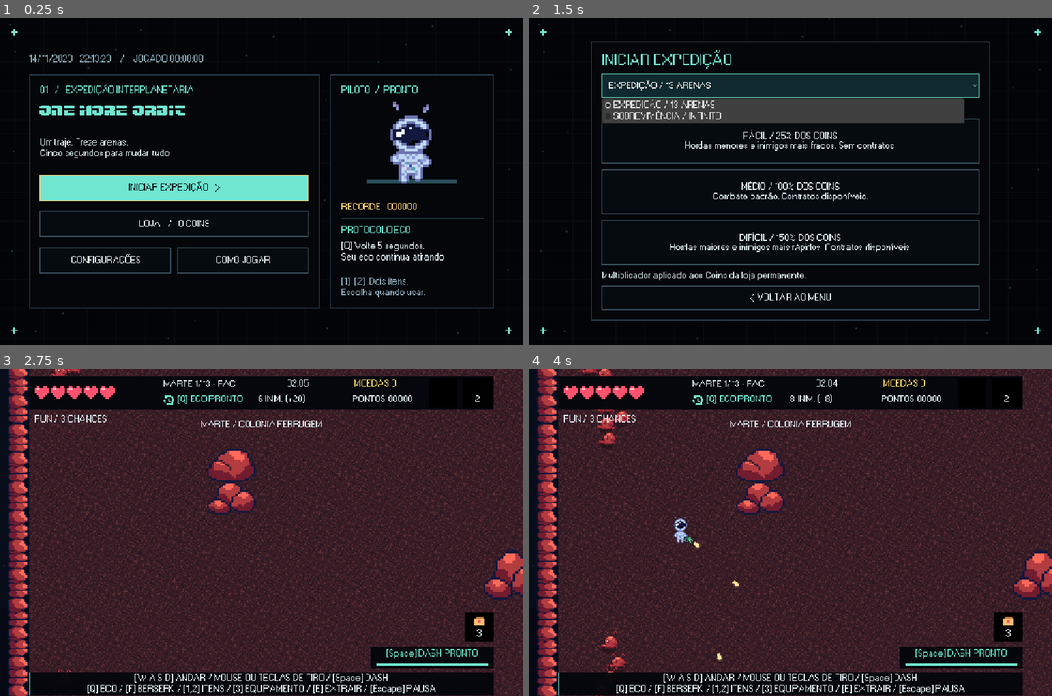
Above: before the commit, frames 1-4 (two rows, left to right).
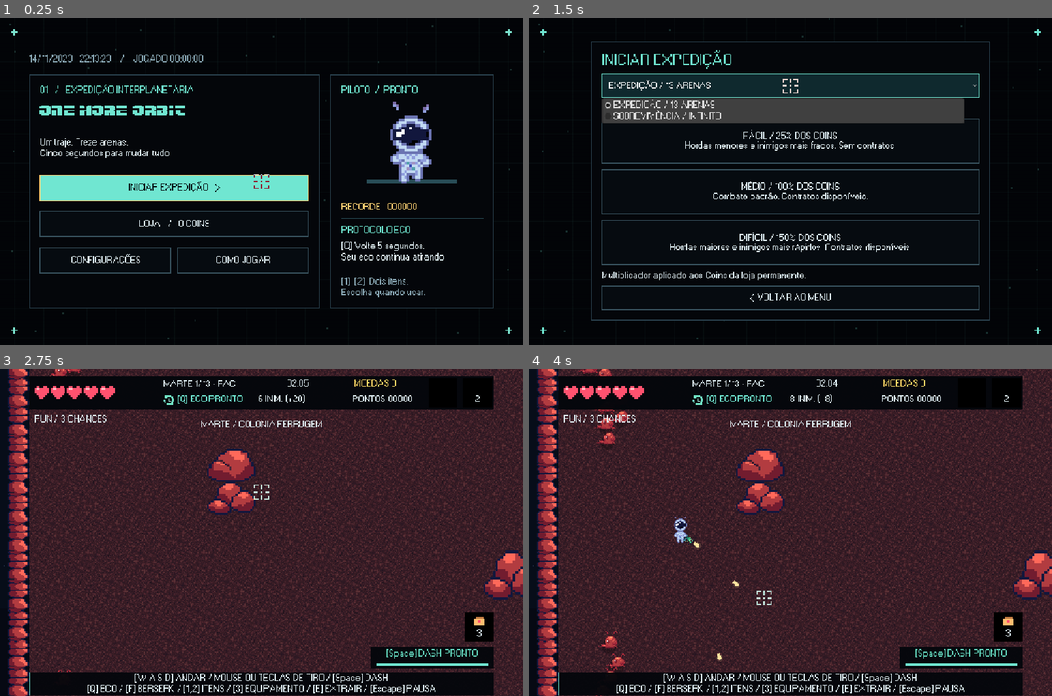
Above: after the commit, the same moments.

Repository: Honorato1337/Noctir
Game: Godot game, scene res://scenes/main.tscn
The game is run twice, just before and just after one commit, with the same random seed, the same clock (stepped at 60 frames per second) and the same inputs. Sound files missing from this copy of the repository are replaced by a short silence.
Inputs (mouse positions are in pixels of both pictures, inside the frame that each line leads up to):
- Up to frame 1 (0.25 s): no input
- Up to frame 2 (1.5 s): click "INICIAR EXPEDIÇÃO >" at 0.5 s; click "EXPEDIÇÃO / 13 ARENAS" at 1.25 s
- Up to frame 3 (2.75 s): click "FÁCIL / 25% DOS COINS Hordas …" at 2 s
- Up to frame 4 (4 s): tap Enter (ui_accept) at 2.75, 3.02 s; move the mouse to (905, 516) at 2.77 s; hold D (right) 2.78-3.5 s; tap Down (aim_down) at 2.85 s; click (905, 516) at 2.92 s; tap Left (aim_left) at 3.05 s; drag from (685, 548) to (764, 597) at 3.52 s

The runs differ from the first frame. In frame 1, less than 0.1% of the frame differs, in the area x 48-52%, y 47-53%; in frame 2, less than 0.1%; in frame 3, less than 0.1%; in frame 4, less than 0.1%, in the area x 43-47%, y 67-73%.

Commit message:
Update Jupiter boss artwork and animations, invert cursor colors and fix Echo history

Diff:
--- /dev/null
+++ b/assets/mobs_jupiter/mob_jupiter2/boss_frames.tres
@@ -0,0 +1,53 @@
+[gd_resource type="SpriteFrames" format=3]
+
+[ext_resource type="Texture2D" path="res://assets/mobs_jupiter/mob_jupiter2/pixil-frame-0.png" id="f0"]
+[ext_resource type="Texture2D" path="res://assets/mobs_jupiter/mob_jupiter2/pixil-frame-1.png" id="f1"]
+[ext_resource type="Texture2D" path="res://assets/mobs_jupiter/mob_jupiter2/pixil-frame-2.png" id="f2"]
+[ext_resource type="Texture2D" path="res://assets/mobs_jupiter/mob_jupiter2/pixil-frame-3.png" id="f3"]
+[ext_resource type="Texture2D" path="res://assets/mobs_jupiter/mob_jupiter2/pixil-frame-4.png" id="f4"]
+[ext_resource type="Texture2D" path="res://assets/mobs_jupiter/mob_jupiter2/pixil-frame-5.png" id="f5"]
+[ext_resource type="Texture2D" path="res://assets/mobs_jupiter/mob_jupiter2/pixil-frame-6.png" id="f6"]
+[ext_resource type="Texture2D" path="res://assets/mobs_jupiter/mob_jupiter2/pixil-frame-7.png" id="f7"]
+[ext_resource type="Texture2D" path="res://assets/mobs_jupiter/mob_jupiter2/pixil-frame-8.png" id="f8"]
+[ext_resource type="Texture2D" path="res://assets/mobs_jupiter/mob_jupiter2/pixil-frame-9.png" id="f9"]
+[ext_resource type="Texture2D" path="res://assets/mobs_jupiter/mob_jupiter2/pixil-frame-10.png" id="f10"]
+[ext_resource type="Texture2D" path="res://assets/mobs_jupiter/mob_jupiter2/pixil-frame-11.png" id="f11"]
+[ext_resource type="Texture2D" path="res://assets/mobs_jupiter/mob_jupiter2/pixil-frame-12.png" id="f12"]
+[ext_resource type="Texture2D" path="res://assets/mobs_jupiter/mob_jupiter2/pixil-frame-13.png" id="f13"]
+[ext_resource type="Texture2D" path="res://assets/mobs_jupiter/mob_jupiter2/pixil-frame-14.png" id="f14"]
+[ext_resource type="Texture2D" path="res://assets/mobs_jupiter/mob_jupiter2/pixil-frame-15.png" id="f15"]
+[ext_resource type="Texture2D" path="res://assets/mobs_jupiter/mob_jupiter2/pixil-frame-16.png" id="f16"]
+[ext_resource type="Texture2D" path="res://assets/mobs_jupiter/mob_jupiter2/pixil-frame-17.png" id="f17"]
+[ext_resource type="Texture2D" path="res://assets/mobs_jupiter/mob_jupiter2/pixil-frame-18.png" id="f18"]
+[ext_resource type="Texture2D" path="res://assets/mobs_jupiter/mob_jupiter2/pixil-frame-19.png" id="f19"]
+[ext_resource type="Texture2D" path="res://assets/mobs_jupiter/mob_jupiter2/pixil-frame-20.png" id="f20"]
+
+[resource]
+animations = [{
+"frames": [
+{"duration": 1.0, "texture": ExtResource("f0")},
+{"duration": 1.0, "texture": ExtResource("f1")},
+{"duration": 1.0, "texture": ExtResource("f2")},
+{"duration": 1.0, "texture": ExtResource("f3")},
+{"duration": 1.0, "texture": ExtResource("f4")},
+{"duration": 1.0, "texture": ExtResource("f5")},
+{"duration": 1.0, "texture": ExtResource("f6")},
+{"duration": 1.0, "texture": ExtResource("f7")},
+{"duration": 1.0, "texture": ExtResource("f8")},
+{"duration": 1.0, "texture": ExtResource("f9")},
+{"duration": 1.0, "texture": ExtResource("f10")},
+{"duration": 1.0, "texture": ExtResource("f11")},
+{"duration": 1.0, "texture": ExtResource("f12")},
+{"duration": 1.0, "texture": ExtResource("f13")},
+{"duration": 1.0, "texture": ExtResource("f14")},
+{"duration": 1.0, "texture": ExtResource("f15")},
+{"duration": 1.0, "texture": ExtResource("f16")},
+{"duration": 1.0, "texture": ExtResource("f17")},
+{"duration": 1.0, "texture": ExtResource("f18")},
+{"duration": 1.0, "texture": ExtResource("f19")},
+{"duration": 1.0, "texture": ExtResource("f20")}
+],
+"loop": true,
+"name": &"walk",
+"speed": 12.0
+}]
--- /dev/null
+++ b/assets/mobs_jupiter/mob_jupiter3/super_frames.tres
@@ -0,0 +1,53 @@
+[gd_resource type="SpriteFrames" format=3]
+
+[ext_resource type="Texture2D" path="res://assets/mobs_jupiter/mob_jupiter3/pixil-frame-0.png" id="f0"]
+[ext_resource type="Texture2D" path="res://assets/mobs_jupiter/mob_jupiter3/pixil-frame-1.png" id="f1"]
+[ext_resource type="Texture2D" path="res://assets/mobs_jupiter/mob_jupiter3/pixil-frame-2.png" id="f2"]
+[ext_resource type="Texture2D" path="res://assets/mobs_jupiter/mob_jupiter3/pixil-frame-3.png" id="f3"]
+[ext_resource type="Texture2D" path="res://assets/mobs_jupiter/mob_jupiter3/pixil-frame-4.png" id="f4"]
+[ext_resource type="Texture2D" path="res://assets/mobs_jupiter/mob_jupiter3/pixil-frame-5.png" id="f5"]
+[ext_resource type="Texture2D" path="res://assets/mobs_jupiter/mob_jupiter3/pixil-frame-6.png" id="f6"]
+[ext_resource type="Texture2D" path="res://assets/mobs_jupiter/mob_jupiter3/pixil-frame-7.png" id="f7"]
+[ext_resource type="Texture2D" path="res://assets/mobs_jupiter/mob_jupiter3/pixil-frame-8.png" id="f8"]
+[ext_resource type="Texture2D" path="res://assets/mobs_jupiter/mob_jupiter3/pixil-frame-9.png" id="f9"]
+[ext_resource type="Texture2D" path="res://assets/mobs_jupiter/mob_jupiter3/pixil-frame-10.png" id="f10"]
+[ext_resource type="Texture2D" path="res://assets/mobs_jupiter/mob_jupiter3/pixil-frame-11.png" id="f11"]
+[ext_resource type="Texture2D" path="res://assets/mobs_jupiter/mob_jupiter3/pixil-frame-12.png" id="f12"]
+[ext_resource type="Texture2D" path="res://assets/mobs_jupiter/mob_jupiter3/pixil-frame-13.png" id="f13"]
+[ext_resource type="Texture2D" path="res://assets/mobs_jupiter/mob_jupiter3/pixil-frame-14.png" id="f14"]
+[ext_resource type="Texture2D" path="res://assets/mobs_jupiter/mob_jupiter3/pixil-frame-15.png" id="f15"]
+[ext_resource type="Texture2D" path="res://assets/mobs_jupiter/mob_jupiter3/pixil-frame-16.png" id="f16"]
+[ext_resource type="Texture2D" path="res://assets/mobs_jupiter/mob_jupiter3/pixil-frame-17.png" id="f17"]
+[ext_resource type="Texture2D" path="res://assets/mobs_jupiter/mob_jupiter3/pixil-frame-18.png" id="f18"]
+[ext_resource type="Texture2D" path="res://assets/mobs_jupiter/mob_jupiter3/pixil-frame-19.png" id="f19"]
+[ext_resource type="Texture2D" path="res://assets/mobs_jupiter/mob_jupiter3/pixil-frame-20.png" id="f20"]
+
+[resource]
+animations = [{
+"frames": [
+{"duration": 1.0, "texture": ExtResource("f0")},
+{"duration": 1.0, "texture": ExtResource("f1")},
+{"duration": 1.0, "texture": ExtResource("f2")},
+{"duration": 1.0, "texture": ExtResource("f3")},
+{"duration": 1.0, "texture": ExtResource("f4")},
+{"duration": 1.0, "texture": ExtResource("f5")},
+{"duration": 1.0, "texture": ExtResource("f6")},
+{"duration": 1.0, "texture": ExtResource("f7")},
+{"duration": 1.0, "texture": ExtResource("f8")},
+{"duration": 1.0, "texture": ExtResource("f9")},
+{"duration": 1.0, "texture": ExtResource("f10")},
+{"duration": 1.0, "texture": ExtResource("f11")},
+{"duration": 1.0, "texture": ExtResource("f12")},
+{"duration": 1.0, "texture": ExtResource("f13")},
+{"duration": 1.0, "texture": ExtResource("f14")},
+{"duration": 1.0, "texture": ExtResource("f15")},
+{"duration": 1.0, "texture": ExtResource("f16")},
+{"duration": 1.0, "texture": ExtResource("f17")},
+{"duration": 1.0, "texture": ExtResource("f18")},
+{"duration": 1.0, "texture": ExtResource("f19")},
+{"duration": 1.0, "texture": ExtResource("f20")}
+],
+"loop": true,
+"name": &"walk",
+"speed": 12.0
+}]
--- a/scenes/actors/enemy.tscn
+++ b/scenes/actors/enemy.tscn
@@ -14,6 +14,9 @@
 
 [ext_resource type="SpriteFrames" path="res://assets/mobs_jupiter/mob-jupiter1/jupiter_frames.tres" id="jupiter"]
 [ext_resource type="SpriteFrames" path="res://assets/mob_final/final_frames.tres" id="final"]
+
+[ext_resource type="SpriteFrames" path="res://assets/mobs_jupiter/mob_jupiter2/boss_frames.tres" id="jupiter_boss"]
+[ext_resource type="SpriteFrames" path="res://assets/mobs_jupiter/mob_jupiter3/super_frames.tres" id="jupiter_super"]
 
 [node name="Enemy" type="Node2D"]
 script = ExtResource("1")
@@ -72,3 +75,17 @@
 scale = Vector2(4,4)
 sprite_frames = ExtResource("final")
 animation = &"walk"
+
+[node name="JupiterBossVisual" type="AnimatedSprite2D" parent="."]
+visible = false
+texture_filter = 1
+scale = Vector2(2,2)
+sprite_frames = ExtResource("jupiter_boss")
+animation = &"walk"
+
+[node name="JupiterSuperVisual" type="AnimatedSprite2D" parent="."]
+visible = false
+texture_filter = 1
+scale = Vector2(2.9,2.9)
+sprite_frames = ExtResource("jupiter_super")
+animation = &"walk"
--- /dev/null
+++ b/scripts/cursor_invert.gdshader
@@ -0,0 +1,8 @@
+shader_type canvas_item;
+render_mode unshaded;
+uniform sampler2D screen_texture : hint_screen_texture, repeat_disable, filter_nearest;
+void fragment() {
+ float mask = texture(TEXTURE, UV).a;
+ vec3 background = texture(screen_texture, SCREEN_UV).rgb;
+ COLOR = vec4(vec3(1.0) - background, mask);
+}
--- a/scripts/enemy.gd
+++ b/scripts/enemy.gd
@@ -12,6 +12,8 @@
 var final_rotation := 0.0
 var final_dashing := false
 @onready var jupiter_visual: AnimatedSprite2D = $JupiterVisual
+@onready var jupiter_boss_visual: AnimatedSprite2D = $JupiterBossVisual
+@onready var jupiter_super_visual: AnimatedSprite2D = $JupiterSuperVisual
 @onready var final_visual: AnimatedSprite2D = $FinalVisual
 
 var game: Node2D
@@ -93,6 +95,7 @@
 			jupiter_visual.animation = &"idle"
 			jupiter_visual.frame = 0
 		jupiter_visual.pause()
+	update_jupiter_boss_visual()
 	final_visual.visible = god
 	if final_visual.visible:
 		final_visual.modulate = Color(2,2,2) if hit_flash > 0 else Color.WHITE
@@ -152,6 +155,32 @@
 		mars_visual.play(&"walk")
 	else:
 		mars_visual.pause()
+
+func update_jupiter_boss_visual() -> void:
+	jupiter_boss_visual.visible = kind == 2 and boss and not superboss and not god
+	jupiter_super_visual.visible = kind == 2 and superboss and not god
+	var dashing := boss and not boss_warning and fmod(age, 3.2) >= 2.55
+	for sprite: AnimatedSprite2D in [jupiter_boss_visual, jupiter_super_visual]:
+		if not sprite.visible:
+			sprite.pause()
+			continue
+		# Use combat time for animation: pause freezes frames and transforms together.
+		sprite.frame = int(age * 12) % sprite.sprite_frames.get_frame_count(&"walk")
+		sprite.pause()
+		sprite.modulate = Color(2, 2, 2) if hit_flash > 0 else Color.WHITE
+		var size := 2.9 if superboss else 2.0
+		var pulse := sin(age * 6) * (.06 if super_telegraph > 0 else .025)
+		sprite.scale = Vector2(size * (1 + pulse), size * (1 - pulse))
+		if superboss:
+			# Orbiting fragments roll around the core; the windup trembles before release.
+			sprite.rotation = age * .65 + (sin(age * 35) * .09 if super_telegraph > 0 else 0.0)
+			sprite.position.y = -absf(sin(age * 4.5)) * 7
+		else:
+			# Segmented armor floats, then tumbles with the charge.
+			sprite.rotation = age * 10 if dashing else sin(age * 2.5) * .12
+			sprite.position.y = -absf(sin(age * 3.5)) * 5
+		if boss_warning:
+			sprite.position.y += sin(age * 40) * 2
 
 func _physics_process(delta: float) -> void:
 	if not is_instance_valid(game) or game.state != "playing" or is_queued_for_deletion():
@@ -424,7 +453,7 @@
 		return
 	var color: Color = Color.WHITE if hit_flash > 0 else (game.planet().enemy if god else game.Planets.DATA[mini(kind, 2)].enemy)
 	draw_circle(Vector2(0, 8), radius + 2, Color(0, 0, 0, 0.25))
-	var sprite_body := kind == 0 or (kind == 1 and not god) or (kind == 2 and not boss) or god
+	var sprite_body := kind == 0 or (kind == 1 and not god) or kind == 2 or god
 	if sprite_body:
 		pass
 	elif god:
--- a/scripts/game_cursor.gd
+++ b/scripts/game_cursor.gd
@@ -1,14 +1,33 @@
-extends Node
+extends CanvasLayer
+
 const ART = preload("res://assets/ui/Mira.png")
-var cursor_texture: ImageTexture
+const INVERT = preload("res://scripts/cursor_invert.gdshader")
+var pointer: Sprite2D
+var previous_mouse_mode: Input.MouseMode
+
 func _ready() -> void:
-	if OS.has_feature("mobile") or DisplayServer.get_name() == "headless": return
-	var pixels := ART.get_image()
-	pixels.resize(32,32,Image.INTERPOLATE_NEAREST)
-	cursor_texture = ImageTexture.create_from_image(pixels)
-	Input.set_custom_mouse_cursor(cursor_texture,Input.CURSOR_ARROW,Vector2(16,16))
-	Input.set_custom_mouse_cursor(cursor_texture,Input.CURSOR_CROSS,Vector2(16,16))
-	Input.set_custom_mouse_cursor(cursor_texture,Input.CURSOR_POINTING_HAND,Vector2(16,16))
+ if OS.has_feature("mobile") or DisplayServer.get_name() == "headless": return
+ layer = 128
+ previous_mouse_mode = Input.mouse_mode
+ Input.mouse_mode = Input.MOUSE_MODE_HIDDEN
+ pointer = Sprite2D.new()
+ pointer.texture = ART
+ pointer.scale = Vector2(2, 2)
+ pointer.texture_filter = CanvasItem.TEXTURE_FILTER_NEAREST
+ var invert_material := ShaderMaterial.new()
+ invert_material.shader = INVERT
+ pointer.material = invert_material
+ add_child(pointer)
+ _update_pointer()
+
+func _process(_delta: float) -> void:
+ _update_pointer()
+
+func _update_pointer() -> void:
+ if not is_instance_valid(pointer): return
+ var mouse := get_viewport().get_mouse_position()
+ pointer.position = mouse
+ pointer.visible = DisplayServer.window_is_focused() and get_viewport().get_visible_rect().has_point(mouse)
+
 func _exit_tree() -> void:
-	if OS.has_feature("mobile") or DisplayServer.get_name() == "headless": return
-	for shape in [Input.CURSOR_ARROW,Input.CURSOR_CROSS,Input.CURSOR_POINTING_HAND]: Input.set_custom_mouse_cursor(null,shape)
+ if is_instance_valid(pointer): Input.mouse_mode = previous_mouse_mode
--- a/scripts/player.gd
+++ b/scripts/player.gd
@@ -213,9 +213,11 @@
 	for i in range(1, pellet_pairs + 1):
 		directions.append(direction.rotated(i * 0.16))
 		directions.append(direction.rotated(-i * 0.16))
+	var fired: Array[Vector2] = []
 	for vector in directions:
-		game.shoot(origin, vector, shot_damage(), false, is_echo)
-	return directions
+		if game.shoot(origin, vector, shot_damage(), false, is_echo) != null:
+			fired.append(vector)
+	return fired
 
 func shot_damage() -> float:
 	return damage * (1.5 if overdrive_time > 0 else 1.0) * (1.25 if berserk_time > 0 else 1.0)
@@ -224,8 +226,8 @@
 	var directions: Array[Vector2] = []
 	for index in 18:
 		var direction := Vector2.RIGHT.rotated(index * TAU / 18 + clock * .8)
-		directions.append(direction)
-		game.shoot(position, direction, shot_damage(), false)
+		if game.shoot(position, direction, shot_damage(), false) != null:
+			directions.append(direction)
 	game.play_sfx("shot", position)
 	game.fx.sparks(position, Color("ffad70"), 5, 100)
 	return directions
--- /dev/null
+++ b/tests/echo_projectile_cap.gd
@@ -0,0 +1,46 @@
+extends SceneTree
+var failures := 0
+func _initialize() -> void: call_deferred("run")
+func check(ok: bool, detail: String) -> void:
+ print(("PASS: " if ok else "FAIL: ") + detail)
+ if not ok: failures += 1
+func run() -> void:
+ var game = load("res://scenes/main.tscn").instantiate()
+ game.smoke_mode = true
+ root.add_child(game)
+ game.set_physics_process(false)
+ game.set_process(false)
+ game.start_run()
+ var player = game.player
+ player.set_physics_process(false)
+ player.shotgun_owned = true
+ player.equip_weapon("shotgun")
+ var limit: int = game.projectile_limit(false)
+ for mode in ["original", "shotgun", "berserk"]:
+  game.clear_container(game.bullets)
+  player.equip_weapon("original" if mode == "original" else "shotgun")
+  for i in limit - 1:
+   var bullet = game.shoot(player.position, Vector2.RIGHT, 1, false)
+   bullet.set_physics_process(false)
+  var shots: Array[Vector2] = player.fire_berserk() if mode == "berserk" else player.fire(player.position, Vector2.RIGHT, false)
+  check(shots.size() == 1 and game.bullets.get_child_count() == limit, mode + " records only accepted shots at a partial cap")
+  shots = player.fire_berserk() if mode == "berserk" else player.fire(player.position, Vector2.RIGHT, false)
+  check(shots.is_empty(), mode + " records no shots at the full cap")
+ player.history.clear()
+ player.cooldown = 0
+ game.controls.touch_aim = Vector2.RIGHT
+ player._physics_process(1.0/60)
+ check(player.history[-1].shots.is_empty(), "history excludes a rejected volley")
+ game.controls.touch_aim = Vector2.ZERO
+ game.controls.last_device = "joypad"
+ for i in 60: player._physics_process(1.0/60)
+ game.clear_container(game.bullets)
+ player.rewind()
+ player._physics_process(1.0/60)
+ check(game.bullets.get_child_count() == 0, "Echo cannot recreate rejected shots")
+ player.echo_frames.clear()
+ check(player.fire(player.position, Vector2.RIGHT, false).size() == 3, "uncapped shotgun retains three pellets")
+ check(player.fire_berserk().size() == 18, "uncapped Berserk retains eighteen directions")
+ game.queue_free()
+ await process_frame
+ quit(failures)
--- a/tests/infinite_deployables.gd
+++ b/tests/infinite_deployables.gd
@@ -63,11 +63,13 @@
 	game.deployables.set_physics_process(false)
 	game.contracts.set_physics_process(false)
 	await process_frame
-	await click(game.panel.find_child("TestButton"))
+	game.developer_unlocked = true
+	game.show_menu()
+	game.panel.find_child("TestButton").pressed.emit()
 	check(game.panel.find_child("TestArena13") != null and game.panel.find_child("TestBoss13") != null, "Test tab lists all thirteen arenas and their bosses")
 	await shot("arena-test-menu")
 	game.panel.find_child("TestEquipment").select(1)
-	await click(game.panel.find_child("TestArena13"))
+	game.panel.find_child("TestArena13").pressed.emit()
 	game.player.set_physics_process(false)
 	check(game.practice_mode and game.room == 12 and game.deployables.inventory == "turret" and not game.contracts.enabled, "practice starts the selected arena and device with rewards disabled")
 	var kinds: Array[int] = []
@@ -157,7 +159,7 @@
 	devices._physics_process(20)
 	check(devices.placed[0].age == age, "pause freezes deployed equipment lifetime")
 	game.state = "playing"
-	devices._physics_process(13)
+	devices._physics_process(float(devices.DATA.beacon.life) + .1)
 	check(devices.placed.is_empty(), "deployed equipment expires and cannot accumulate forever")
 	game.loot.coins = 100
 	game.open_shop()
@@ -180,12 +182,12 @@
 	var mars = game.boss_ref
 	mars.set_physics_process(false)
 	check(mars.mars_super_visual.visible and mars.mars_super_visual.sprite_frames.get_frame_count("walk") == 4, "Mars superboss uses the supplied mob_marte3 animation")
-	mars.age = 3.1
+	mars.age = 2.3
 	var aim: Vector2 = mars.position.direction_to(game.player.position + Vector2(0, 28))
 	game.player.velocity = Vector2(0, 100)
 	mars.boss_motion(Vector2.LEFT, Vector2.LEFT, 300, false)
 	check(mars.boss_warning and mars.boss_locked_dir.dot(aim) > .999, "Mars boss locks a predictive dash aim during its warning")
-	mars.age = 4.0
+	mars.age = 3.0
 	check(mars.boss_motion(Vector2.LEFT, Vector2.LEFT, 300, false).length() > 500, "boss executes its fast dash after telegraphing")
 	var neptune_shield := 0.0
 	for room in [7, 11]:
--- /dev/null
+++ b/tests/jupiter_boss_art.gd
@@ -0,0 +1,48 @@
+extends SceneTree
+var failures := 0
+func _initialize() -> void: call_deferred("run")
+func check(ok: bool, detail: String) -> void:
+ print(("PASS: " if ok else "FAIL: ") + detail)
+ if not ok: failures += 1
+func run() -> void:
+ var game = load("res://scenes/main.tscn").instantiate()
+ game.smoke_mode = true
+ root.add_child(game)
+ game.set_physics_process(false)
+ game.start_run()
+ game.player.set_physics_process(false)
+ for room in [8, 11]:
+  game.room = room
+  game.start_room()
+  game.begin_boss()
+  var boss = game.boss_ref
+  boss.set_physics_process(false)
+  boss.update_visual()
+  var sprite = boss.jupiter_super_visual if room == 11 else boss.jupiter_boss_visual
+  var other = boss.jupiter_boss_visual if room == 11 else boss.jupiter_super_visual
+  check(sprite.visible and not other.visible and not boss.jupiter_visual.visible and not boss.final_visual.visible, "correct Jupiter boss artwork in arena " + str(room+1))
+  check(sprite.sprite_frames.get_frame_count(&"walk") == 21, "all twenty-one supplied frames load")
+  var expected := "mob_jupiter3" if room == 11 else "mob_jupiter2"
+  check(sprite.sprite_frames.get_frame_texture(&"walk",0).resource_path.contains(expected), "resource uses supplied " + expected)
+  boss.age = .5
+  boss.update_visual()
+  check(sprite.frame == 6 and sprite.position.y < 0, "artwork animates and floats")
+  boss.age = 2.9
+  boss.update_visual()
+  check(absf(sprite.rotation) > .1, "charge or core orbit rotates artwork")
+  var before: Transform2D = sprite.transform
+  var frame: int = sprite.frame
+  game.state = "paused"
+  boss._physics_process(.5)
+  boss.update_visual()
+  check(sprite.transform == before and sprite.frame == frame, "pause freezes the full animation")
+  check(boss.shield > 0 and boss.radius == (40 if room == 11 else 32), "shield and collision remain unchanged")
+  game.state = "playing"
+ game.room = 12
+ game.start_room()
+ game.begin_boss()
+ game.boss_ref.update_visual()
+ check(game.boss_ref.final_visual.visible and not game.boss_ref.jupiter_super_visual.visible and not game.boss_ref.jupiter_boss_visual.visible, "final boss keeps its own artwork")
+ game.queue_free()
+ await process_frame
+ quit(failures)
--- a/tests/neptune.gd
+++ b/tests/neptune.gd
@@ -54,7 +54,7 @@
 		shards = shards and bullet.frost and bullet.hostile
 	check(shards, "enemy shots use the cold shard visual")
 	game.begin_boss()
-	check(game.environment_clock == 3.5 and game.message.contains("BOREAL"), "guardian entry starts a telegraphed frost cycle")
+	check(game.environment_clock == 3.5 and game.message.contains(game.boss_ref.superboss_name()), "guardian entry starts a telegraphed frost cycle")
 	game.room = 0
 	game.start_room()
 	game.environment_clock = 5.5
--- a/tests/spacecoin_prestige.gd
+++ b/tests/spacecoin_prestige.gd
@@ -70,7 +70,7 @@
 	game.panel.find_child("EquipmentTab").pressed.emit()
 	check(game.panel.find_child("Equipment").visible and not game.panel.find_child("Attributes").visible and game.panel.find_child("PermanentWallet").text.contains("SPACECOIN 8"), "shop opens the marked equipment test page with its special wallet")
 	var previews: Array[Node] = game.panel.find_child("Equipment").get_node("Catalog").get_children()
-	check(previews.size() == 3 and previews[0].disabled and previews[1].disabled and previews[2].disabled, "future suit, weapon and module previews cannot charge currency")
+	check(previews.size() == 3 and previews[2].disabled and game.panel.find_child("OriginalWeaponButton") != null and game.panel.find_child("ShotgunWeaponButton") != null and game.progression.space_coins == 8, "equipment exposes both weapons, keeps the future module disabled and does not spend on opening")
 	await shot("equipment-test")
 	game.panel.find_child("SkinsTab").pressed.emit()
 	check(game.panel.find_child("Skins").visible, "skins catalog is available from the Prestige shop")
--- a/tests/superboss_audio.gd
+++ b/tests/superboss_audio.gd
@@ -65,7 +65,7 @@
 		game.begin_boss()
 		var boss = game.boss_ref
 		boss.set_physics_process(false)
-		check(boss.superboss and boss.radius == 40 and is_equal_approx(boss.max_health, (40 + room * 12) * 2.4) and game.time_left == clock + 70, "sec …(74 unchanged characters)…
+		check(boss.superboss and boss.radius == 40 and is_equal_approx(boss.max_health, (40 + room * 12) * 2.4 * (1.6 + room * .06) * game.progression.enemy_health_factor() * float(game.difficulty().health)) and game.time_left == clock + 70, "sec …(74 unchanged characters)…
 		game.clear_container(game.bullets)
 		boss.super_attack_timer = 0
 		boss.tick_superboss(0.01)
Binary file added: assets/mobs_jupiter/mob_jupiter2/pixil-frame-0.png
Not shown, added: assets/mobs_jupiter/mob_jupiter2/pixil-frame-0.png.import
Binary file added: assets/mobs_jupiter/mob_jupiter2/pixil-frame-1.png
Not shown, added: assets/mobs_jupiter/mob_jupiter2/pixil-frame-1.png.import
Binary file added: assets/mobs_jupiter/mob_jupiter2/pixil-frame-10.png
Not shown, added: assets/mobs_jupiter/mob_jupiter2/pixil-frame-10.png.import
Binary file added: assets/mobs_jupiter/mob_jupiter2/pixil-frame-11.png
Not shown, added: assets/mobs_jupiter/mob_jupiter2/pixil-frame-11.png.import
Binary file added: assets/mobs_jupiter/mob_jupiter2/pixil-frame-12.png
Not shown, added: assets/mobs_jupiter/mob_jupiter2/pixil-frame-12.png.import
Binary file added: assets/mobs_jupiter/mob_jupiter2/pixil-frame-13.png
Not shown, added: assets/mobs_jupiter/mob_jupiter2/pixil-frame-13.png.import
(and 76 more such lines)
